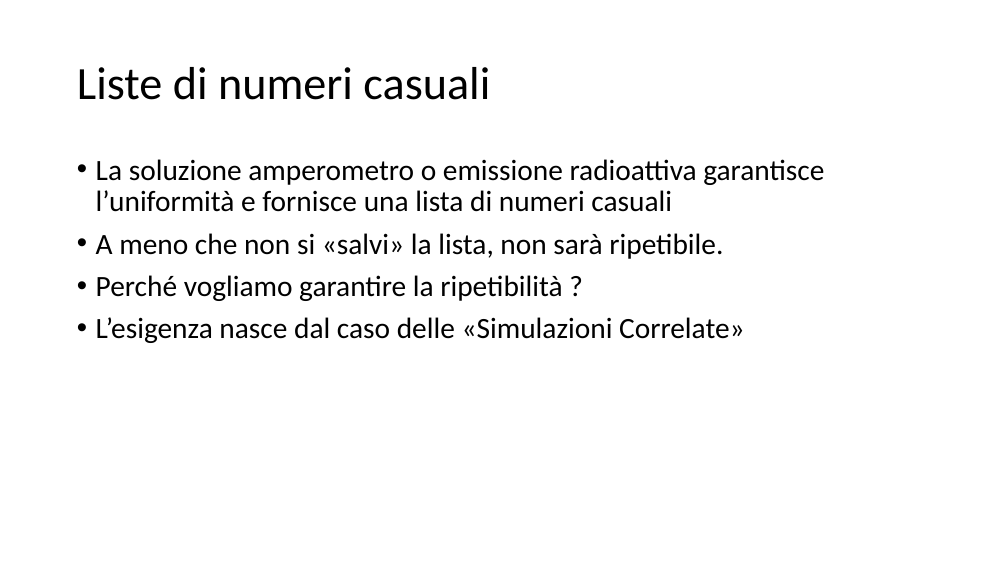
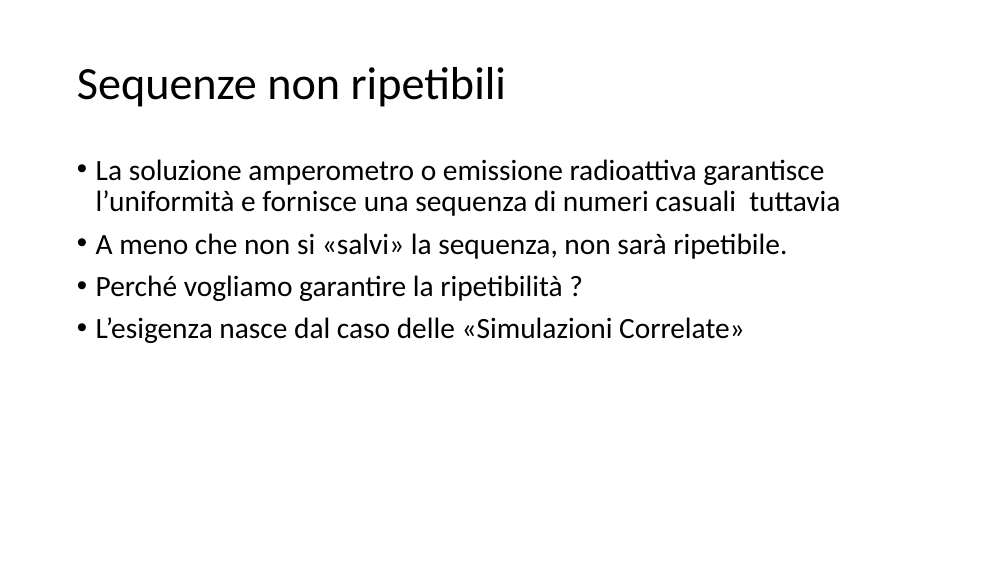
Before and after one commit to marcomonte94/Montecarlo, a slide deck: slide 13 of Slide Corso Metodi Montecarlo.pptx. Drawn at 1008x567 pixels with LibreOffice and Linux fonts; fonts in the diff are those of the drawing. Boxes give left, top, right and bottom in pixels: in the first picture for what was removed or moved away, otherwise in the second. Text is boxed around its words. In the diff, an @@ line names an element or a change of style, - is before the commit and + after.

```diff
--- a/Slide Corso Metodi Montecarlo.pptx
+++ b/Slide Corso Metodi Montecarlo.pptx
@@ title at bbox=[77, 67, 506, 107]: text changed @@
-Liste di numeri casuali
+Sequenze non ripetibili
@@ text at bbox=[96, 159, 840, 259]: text changed @@
-• La soluzione amperometro o emissione radioattiva garantisce l’uniformità e fornisce una lista di numeri casuali
-• A meno che non si «salvi» la lista, non sarà ripetibile.
+• La soluzione amperometro o emissione radioattiva garantisce l’uniformità e fornisce una sequenza di numeri casuali tuttavia
+• A meno che non si «salvi» la sequenza, non sarà ripetibile.
```
Also in this commit, not shown: 18 other slides changed, 16 slides added, 2 slides removed, 3 other files.
